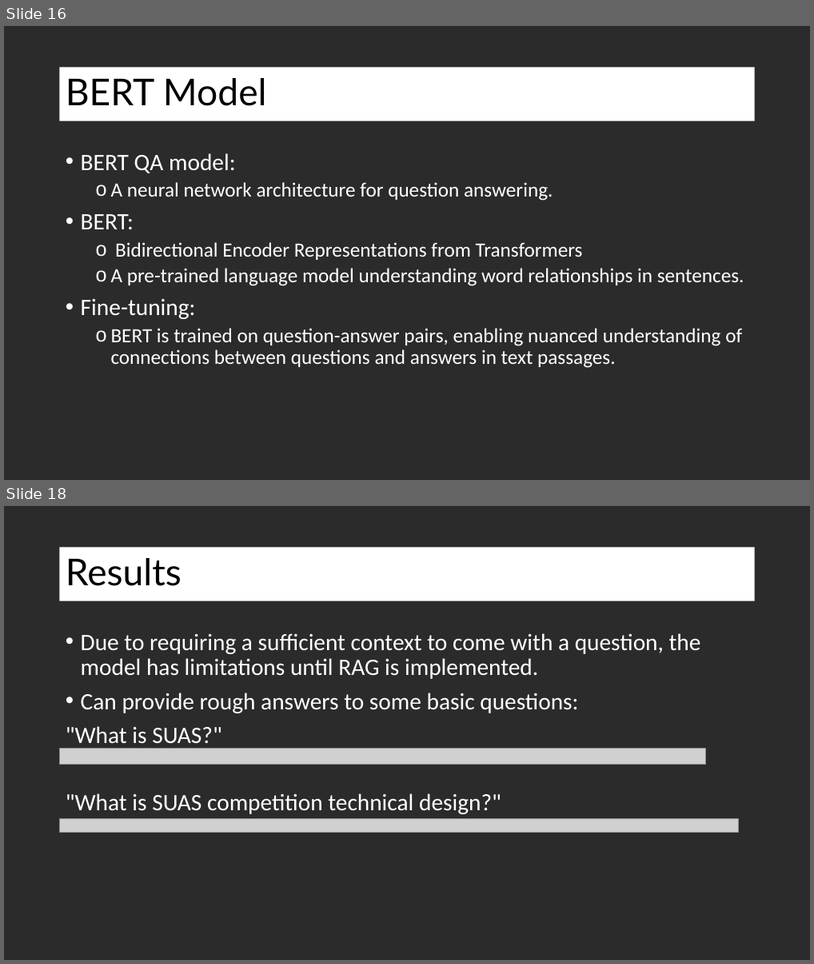
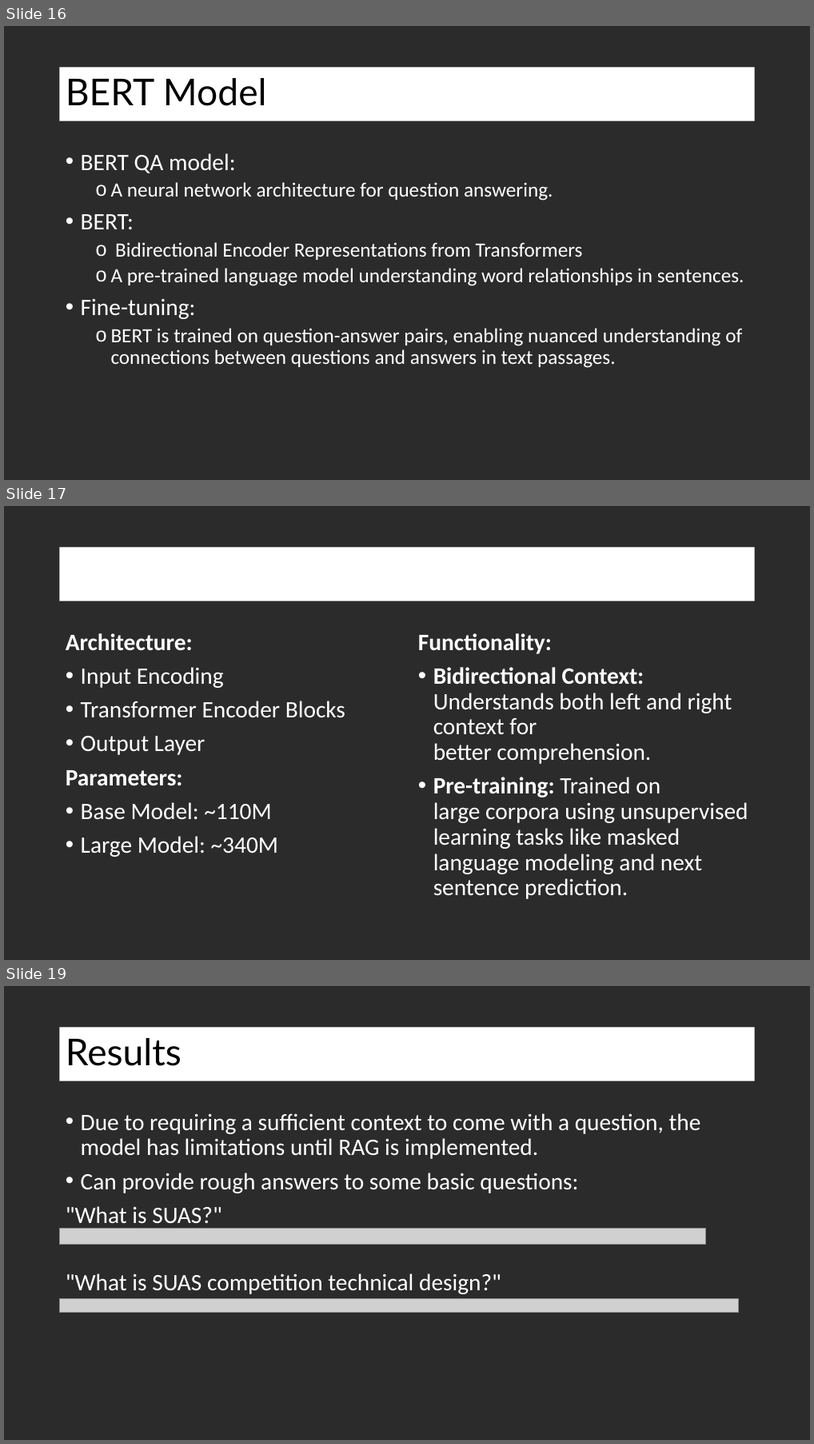
Before and after one commit to LoloMarty/2024-, a slide deck: CS4210/finalPresentation.pptx. Shown one above the other, each under a label of ours: slides 16 and 18 before the commit, slides 16, 17 and 19 after it; the slides between them are not shown. The pictures are 814x964 and 814x1444 pixels, drawn with LibreOffice and Linux fonts; fonts in the diff are those of the drawing; grey boxes stand for pictures; background and template pictures are left out; a plain dark background stands for a picture behind light text. Boxes give left, top, right and bottom in pixels: in the first picture for what was removed or moved away, otherwise in the second. Text is boxed around its words. In the diff, an @@ line names an element or a change of style, - is before the commit and + after.

```diff
--- a/CS4210/finalPresentation.pptx
+++ b/CS4210/finalPresentation.pptx
@@ slide 17 added at (x1=4, y1=506, x2=810, y2=960), background picture (left out) @@
@@ title added at (x1=60, y1=547, x2=755, y2=601), fill #FFFFFF, 44 pt, text #FFFFFF @@
+BERT Model
@@ text added at (x1=66, y1=633, x2=346, y2=856), 28 pt, text #FFFFFF @@
+Architecture:
+• Input Encoding
+• Transformer Encoder Blocks
+• Output Layer
+Parameters:
+• Base Model: ~110M
+• Large Model: ~340M
@@ text added at (x1=418, y1=633, x2=749, y2=899), 28 pt, text #FFFFFF @@
+Functionality:
+• Bidirectional Context: Understands both left and right context for better comprehension.
+• Pre-training: Trained on large corpora using unsupervised learning tasks like masked language modeling and next sentence prediction.
@@ what was slide 18 is now slide 19 @@
```
Also in this commit, not shown: 5 slides changed, 9 other slides added, 3 slides removed.
